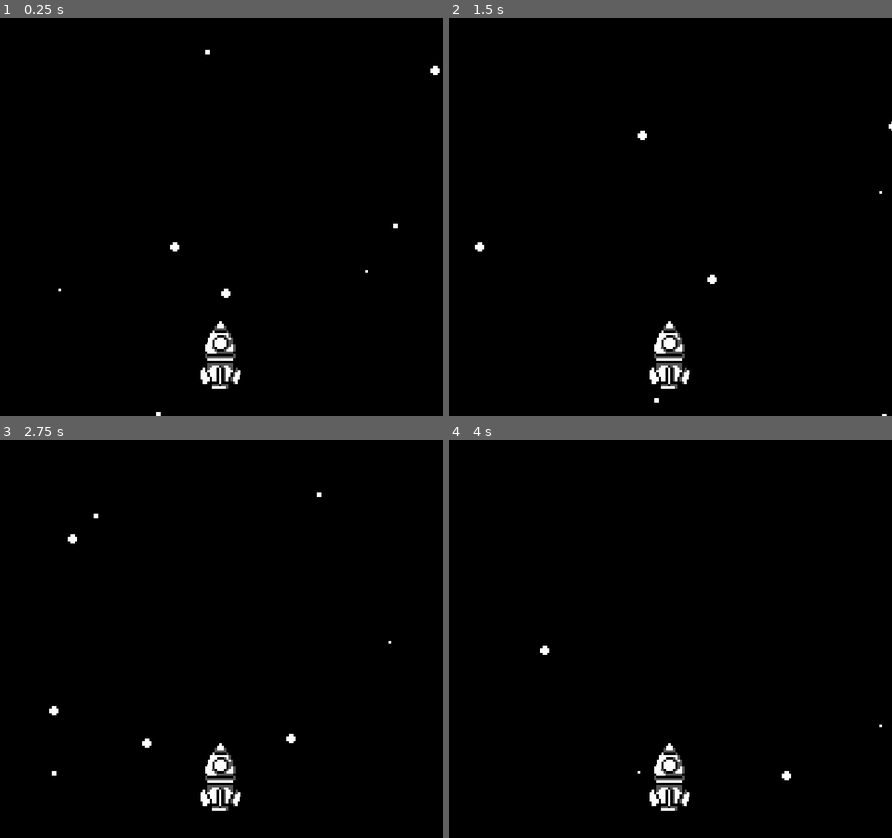
Above: before the commit, frames 1-4 (two rows, left to right).
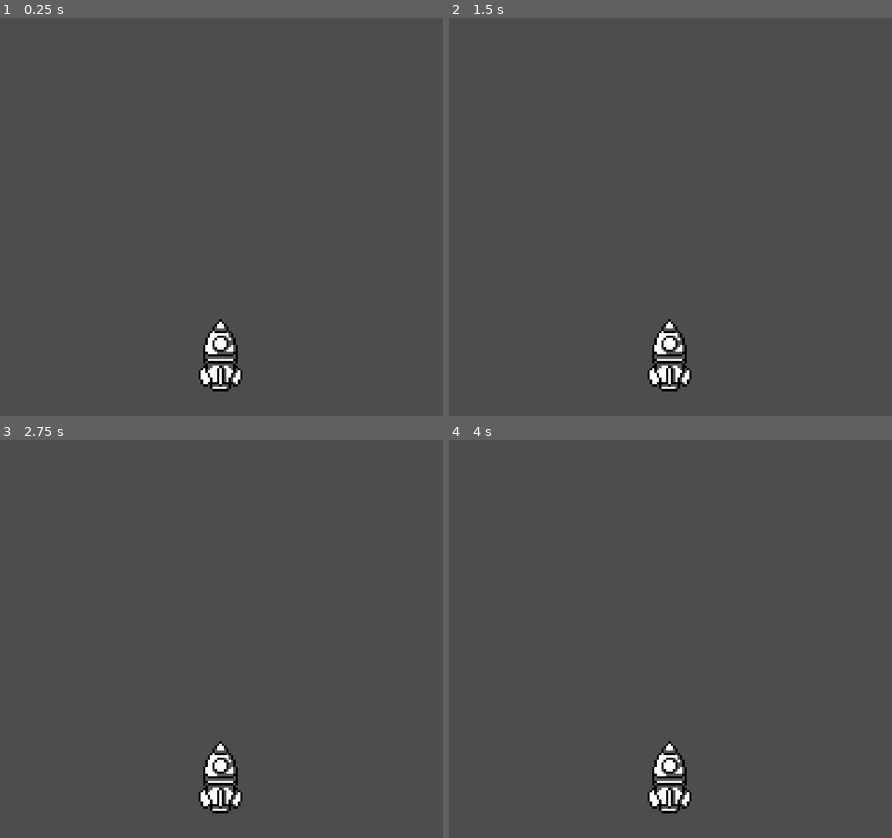
Above: after the commit, the same moments.

Repository: DonB303/1GameJam
Game: Godot game, scene res://test.tscn
The game is run twice, just before and just after one commit, with the same random seed, the same clock (stepped at 60 frames per second) and the same inputs. Before the commit the project starts from res://Scenes/test.tscn.
Inputs:
- Up to frame 1 (0.25 s): no input
- Up to frame 2 (1.5 s): tap Enter (ui_accept) at 0.5, 0.6, 0.77, 1.07, 1.35 s; hold Right (ui_right) from 0.53 s (still down)
- Up to frame 3 (2.75 s): tap Enter (ui_accept) at 1.52, 1.82, 2.1 s; release Right (ui_right) at 2.03 s; hold Left (ui_left) from 2.03 s (still down)
- Up to frame 4 (4 s): release Left (ui_left) at 2.78 s; hold Right (ui_right) from 2.78 s (still down); tap Enter (ui_accept) at 2.85, 3.02, 3.32, 3.6, 3.77 s

The runs differ from the first frame. In frame 1, 99% of the frame differs, in the area x 0-100%, y 0-100%; in frame 2, 99%; in frame 3, 99%; in frame 4, 99%.

Commit message:
AstroidsUpdate2.0

Diff:
--- a/Scenes/astroid.tscn
+++ /dev/null
@@ -1,17 +0,0 @@
-[gd_scene load_steps=3 format=3 uid="uid://bsdgmb1bay6yu"]
-
-[ext_resource type="Texture2D" uid="uid://bew8ejtukocfw" path="res://Astroids/Astroid001.png" id="1_ocq75"]
-
-[sub_resource type="CapsuleShape2D" id="CapsuleShape2D_olq33"]
-radius = 9.0
-height = 28.0
-
-[node name="Astroid" type="Area2D"]
-
-[node name="Astroid001" type="Sprite2D" parent="."]
-texture = ExtResource("1_ocq75")
-
-[node name="CollisionShape2D" type="CollisionShape2D" parent="."]
-position = Vector2(0, 1)
-rotation = 1.5708
-shape = SubResource("CapsuleShape2D_olq33")
--- a/Scenes/astroid_spawner.tscn
+++ /dev/null
@@ -1,5 +0,0 @@
-[gd_scene format=3 uid="uid://dxnc7dv74i1o6"]
-
-[node name="Astroid spawner" type="Node"]
-
-[node name="Marker2D" type="Marker2D" parent="."]
--- /dev/null
+++ b/Scenes/astroids/astroid.tscn
@@ -0,0 +1,22 @@
+[gd_scene load_steps=4 format=3 uid="uid://bsdgmb1bay6yu"]
+
+[ext_resource type="Script" path="res://scripts/Astroids_movement.gd" id="1_qq8yn"]
+[ext_resource type="Texture2D" uid="uid://bew8ejtukocfw" path="res://Sprites/Astroids/Astroid001.png" id="2_xrtj0"]
+
+[sub_resource type="CapsuleShape2D" id="CapsuleShape2D_olq33"]
+radius = 9.0
+height = 28.0
+
+[node name="Astroid" type="Area2D"]
+rotation = -0.671593
+script = ExtResource("1_qq8yn")
+
+[node name="Astroid001" type="Sprite2D" parent="."]
+texture = ExtResource("2_xrtj0")
+
+[node name="CollisionShape2D" type="CollisionShape2D" parent="."]
+position = Vector2(0, 1)
+rotation = 1.5708
+shape = SubResource("CapsuleShape2D_olq33")
+
+[connection signal="body_entered" from="." to="." method="_on_body_entered"]
--- /dev/null
+++ b/Scenes/astroids/astroid_spawner.tscn
@@ -0,0 +1,8 @@
+[gd_scene load_steps=2 format=3 uid="uid://dxnc7dv74i1o6"]
+
+[ext_resource type="Script" path="res://scripts/astroid_spawner.gd" id="1_3qmtj"]
+
+[node name="Astroid spawner" type="Node"]
+script = ExtResource("1_3qmtj")
+
+[node name="Marker2D" type="Marker2D" parent="."]
--- a/Scenes/rocket.tscn
+++ b/Scenes/rocket/rocket.tscn
@@ -6,7 +6,6 @@
 radius = 7.0
 
 [node name="Rocket" type="CharacterBody2D"]
-top_level = true
 
 [node name="Rocket" type="Sprite2D" parent="."]
 position = Vector2(0, 60)
--- a/Scenes/test.tscn
+++ b/Scenes/test.tscn
@@ -1,7 +1,7 @@
 [gd_scene load_steps=3 format=3 uid="uid://bknmqgndkol82"]
 
-[ext_resource type="PackedScene" uid="uid://pkmnskgkcpc4" path="res://Scenes/rocket.tscn" id="1_mhbdb"]
-[ext_resource type="PackedScene" uid="uid://b7th283qakcw7" path="res://Scenes/background.tscn" id="1_u1wt5"]
+[ext_resource type="PackedScene" uid="uid://e24gtmkelpxs" path="res://Scenes/rocket/rocket.tscn" id="1_mhbdb"]
+[ext_resource type="PackedScene" uid="uid://b7th283qakcw7" path="res://Scenes/bg/background.tscn" id="1_u1wt5"]
 
 [node name="Node2D" type="Node2D"]
 
--- a/character_body_2d.gd
+++ /dev/null
@@ -1,25 +0,0 @@
-extends CharacterBody2D
-
-
-const SPEED = 300.0
-const JUMP_VELOCITY = -400.0
-
-
-func _physics_process(delta: float) -> void:
-	# Add the gravity.
-	if not is_on_floor():
-		velocity += get_gravity() * delta
-
-	# Handle jump.
-	if Input.is_action_just_pressed("ui_accept") and is_on_floor():
-		velocity.y = JUMP_VELOCITY
-
-	# Get the input direction and handle the movement/deceleration.
-	# As good practice, you should replace UI actions with custom gameplay actions.
-	var direction := Input.get_axis("ui_left", "ui_right")
-	if direction:
-		velocity.x = direction * SPEED
-	else:
-		velocity.x = move_toward(velocity.x, 0, SPEED)
-
-	move_and_slide()
--- /dev/null
+++ b/motivation/Motivation.tscn
@@ -0,0 +1,24 @@
+[gd_scene load_steps=3 format=3 uid="uid://wfoyk5a6yalc"]
+
+[ext_resource type="Texture2D" uid="uid://b6l4y1rvn8d8a" path="res://motivation/Motivation.png" id="1_qnosj"]
+
+[sub_resource type="LabelSettings" id="LabelSettings_by0jh"]
+font_size = 64
+font_color = Color(1, 0.760045, 0.71637, 1)
+outline_size = 32
+outline_color = Color(0, 0, 0, 1)
+shadow_size = 32
+shadow_color = Color(0, 0, 0, 1)
+
+[node name="Motivation" type="Node2D"]
+
+[node name="Motivation" type="Sprite2D" parent="."]
+position = Vector2(329, 302)
+texture = ExtResource("1_qnosj")
+
+[node name="Label" type="Label" parent="."]
+offset_top = 527.0
+offset_right = 385.0
+offset_bottom = 702.0
+text = "WORK"
+label_settings = SubResource("LabelSettings_by0jh")
--- a/project.godot
+++ b/project.godot
@@ -11,7 +11,7 @@
 [application]
 
 config/name="Penisssss"
-run/main_scene="res://Scenes/test.tscn"
+run/main_scene="res://test.tscn"
 config/features=PackedStringArray("4.3", "GL Compatibility")
 config/icon="res://icon.svg"
 
--- /dev/null
+++ b/scripts/Astroids_movement.gd
@@ -0,0 +1,16 @@
+extends Area2D
+
+@export var speed = 200
+var travelled_distance = 0
+var range = 1000
+
+func _physics_process(delta: float) -> void:
+	var direction = Vector2.DOWN.rotated(rotation)
+	position += direction * speed * delta
+	travelled_distance += speed * delta
+	if travelled_distance > range:
+		queue_free()
+
+func _on_body_entered(body: Node2D) -> void:
+	if body.name == "rocket":
+		body.queue_free()
--- /dev/null
+++ b/scripts/astroid_spawner.gd
@@ -0,0 +1,8 @@
+extends Node
+@onready var spawn_position: Marker2D = $Marker2D
+
+
+func spawn():
+	const ASTROID = preload("res://Scenes/astroids/astroid.tscn")
+	var new_astroid = ASTROID.instantiate()
+	new_astroid.global_position = spawn_position
--- /dev/null
+++ b/test.tscn
@@ -0,0 +1,10 @@
+[gd_scene load_steps=2 format=3 uid="uid://bqg1etqgnlmom"]
+
+[ext_resource type="PackedScene" uid="uid://e24gtmkelpxs" path="res://Scenes/rocket/rocket.tscn" id="1_ubmlh"]
+
+[node name="Node2D" type="Node2D"]
+
+[node name="Camera2D" type="Camera2D" parent="."]
+zoom = Vector2(3.5, 3.5)
+
+[node name="Rocket" parent="." instance=ExtResource("1_ubmlh")]
Renamed: Scenes/background.tscn -> Scenes/bg/background.tscn
Not shown: 1 places in Scenes/rocket/rocket.tscn that only renumber resources
Binary file added: motivation/Motivation.png
Not shown, added: motivation/Motivation.png.import
